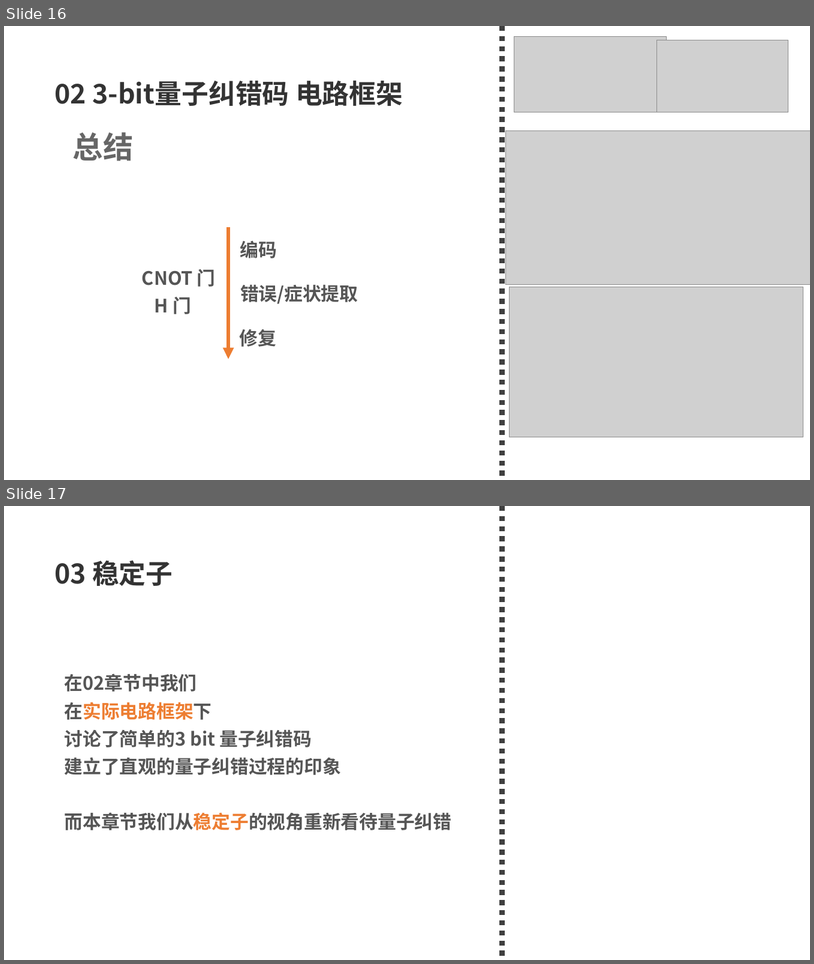
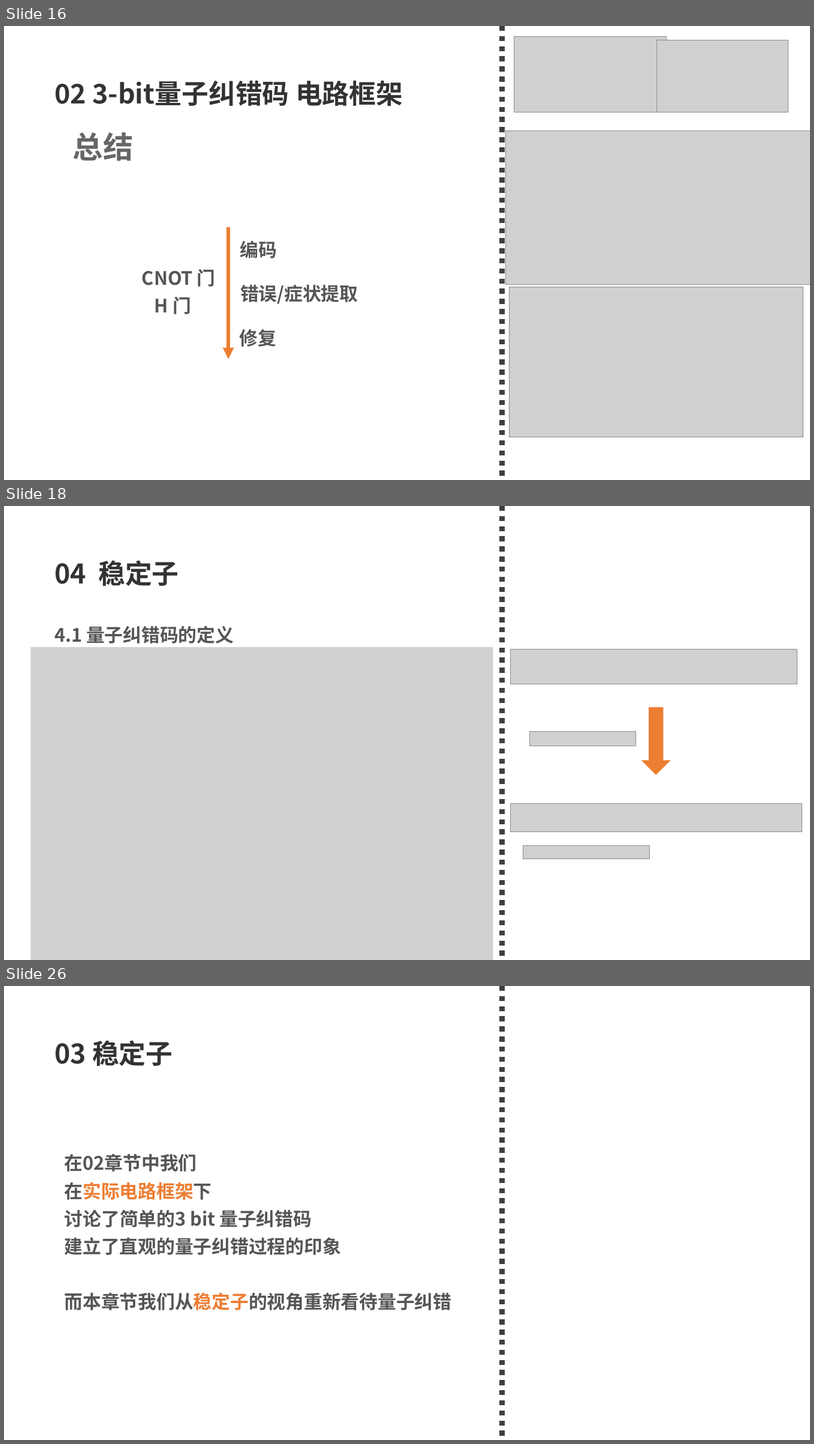
Before and after one commit to 77-223255/LM_QEC, a slide deck: what_i_learn/量子纠错导论.pptx. Shown one above the other, each under a label of ours: slides 16 and 17 before the commit, slides 16, 18 and 26 after it; the slides between them are not shown. The pictures are 814x964 and 814x1444 pixels, drawn with LibreOffice and Linux fonts; fonts in the diff are those of the drawing; grey boxes stand for pictures. Boxes give left, top, right and bottom in pixels: in the first picture for what was removed or moved away, otherwise in the second. Text is boxed around its words. In the diff, an @@ line names an element or a change of style, - is before the commit and + after.

Commit message:
更新 journal 并上传最新量子纠错导论 PPT

```diff
--- a/what_i_learn/量子纠错导论.pptx
+++ b/what_i_learn/量子纠错导论.pptx
@@ slide 18 added at [4,506,810,960], background #FFFFFF @@
@@ line added from (503, 506) to (503, 960), #404040 6 pt dashed @@
@@ text added at [54,560,179,586], 32 pt, text #333333, bold @@
+04 稳定子
@@ text added at [54,625,234,643], 22 pt, text #555555, bold @@
+4.1 量子纠错码的定义
@@ picture added at [30,647,494,960] @@
@@ picture added at [510,649,797,684] @@
@@ down arrow added at [642,707,671,775], fill #ED7D31 @@
@@ picture added at [530,732,637,746] @@
@@ picture added at [511,804,803,832] @@
@@ picture added at [524,846,650,859] @@
@@ what was slide 17 is now slide 26 @@
```
Also in this commit, not shown: 8 other slides added, 1 other file.
